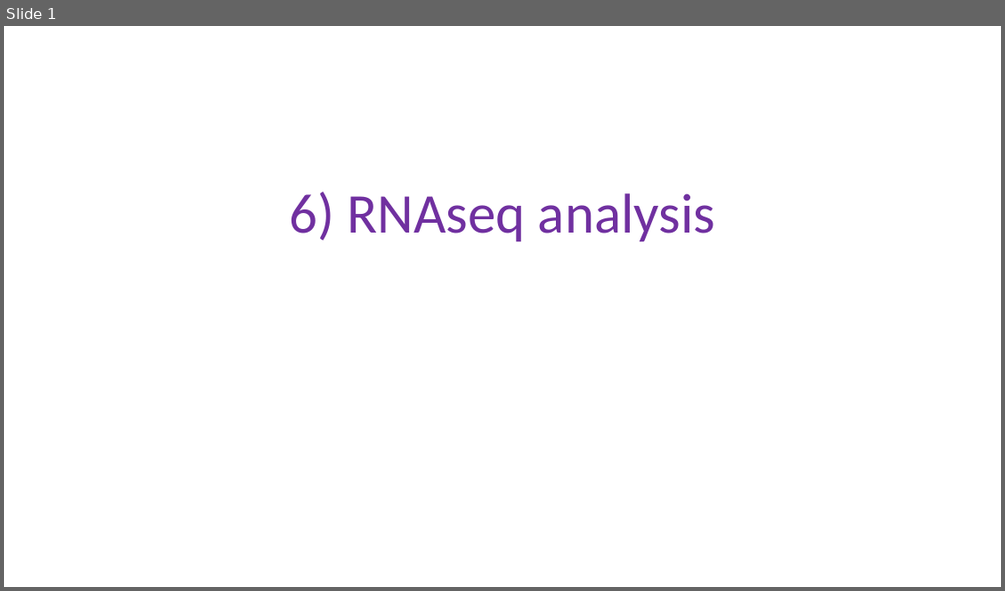
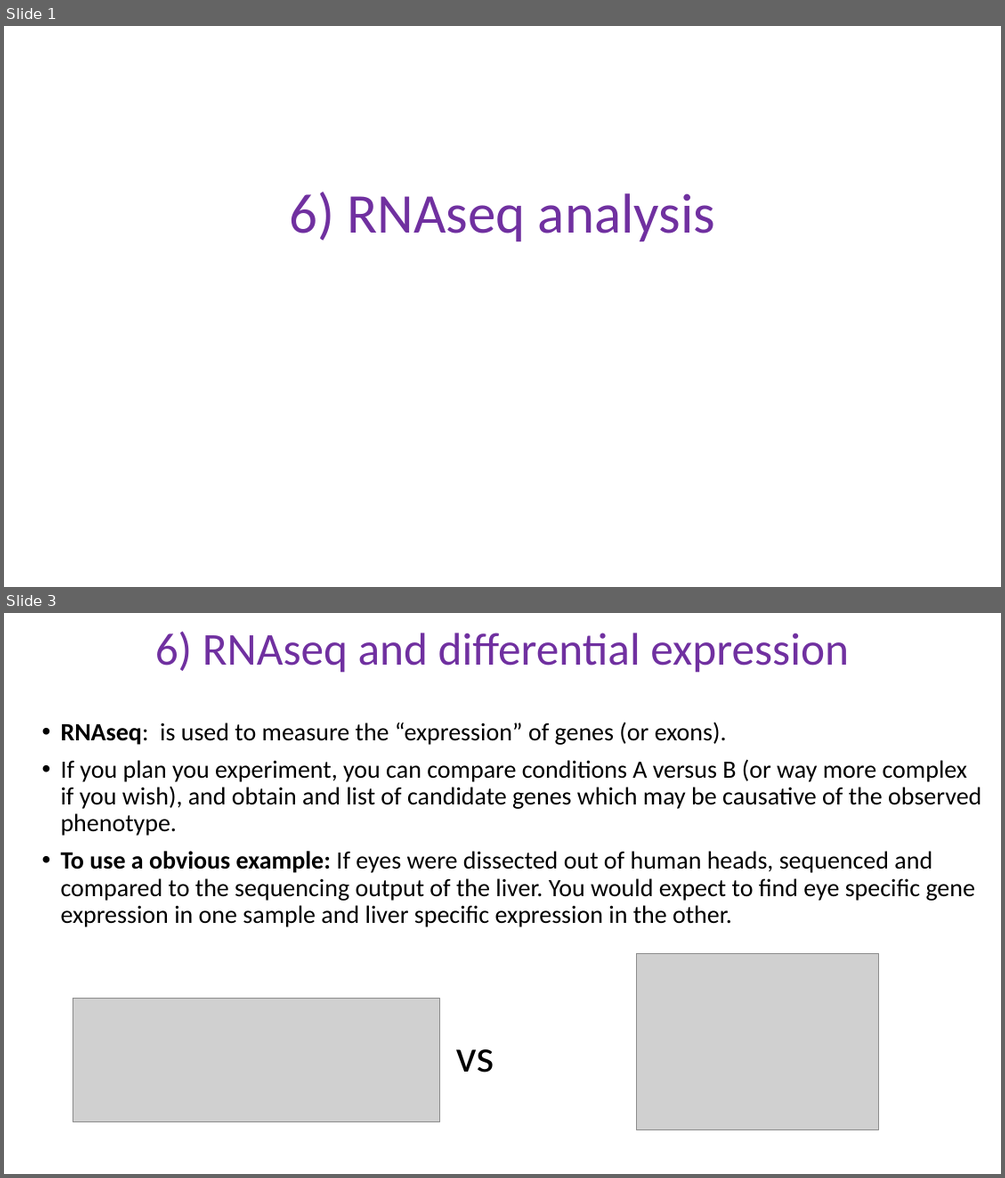
Before and after one commit to schlogl2017/RNAseq_workshop, a slide deck: powerpoint/6_RNAseq_DE.pptx. Shown one above the other, each under a label of ours: slide 1 before the commit, slides 1 and 3 after it; the slides between them are not shown. The pictures are 1005x591 and 1005x1178 pixels, drawn with LibreOffice and Linux fonts; fonts in the diff are those of the drawing; grey boxes stand for pictures. Boxes give left, top, right and bottom in pixels: in the first picture for what was removed or moved away, otherwise in the second. Text is boxed around its words. In the diff, an @@ line names an element or a change of style, - is before the commit and + after.

```diff
--- a/powerpoint/6_RNAseq_DE.pptx
+++ b/powerpoint/6_RNAseq_DE.pptx
@@ slide 3 added at (4,613,1001,1174), background #FFFFFF @@
@@ title added at (155,631,849,673), 44 pt, text #7030A0 @@
+6) RNAseq and differential expression
@@ text added at (61,722,981,927), 24 pt, text #000000 @@
+• RNAseq: is used to measure the “expression” of genes (or exons).
+• If you plan you experiment, you can compare conditions A versus B (or way more complex if you wish), and obtain and list of candidate genes which may be causative of the observed phenotype.
+• To use a obvious example: If eyes were dissected out of human heads, sequenced and compared to the sequencing output of the liver. You would expect to find eye specific gene expression in one sample and liver specific expression in the other.
@@ picture added at (637,953,879,1130) @@
@@ picture added at (73,998,440,1122) @@
@@ text added at (456,1049,494,1072), 44 pt, text #000000 @@
+vs
```
Also in this commit, not shown: 1 slide changed, 17 other slides added, 19 slides removed, 6 other files.
